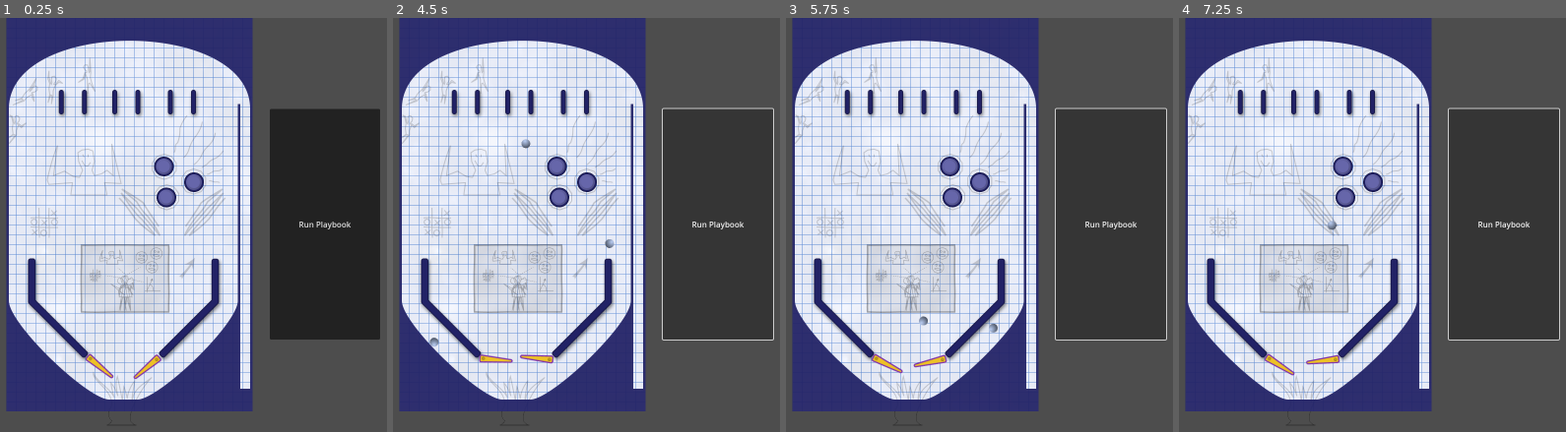
Above: before the commit, frames 1-4 (left to right).
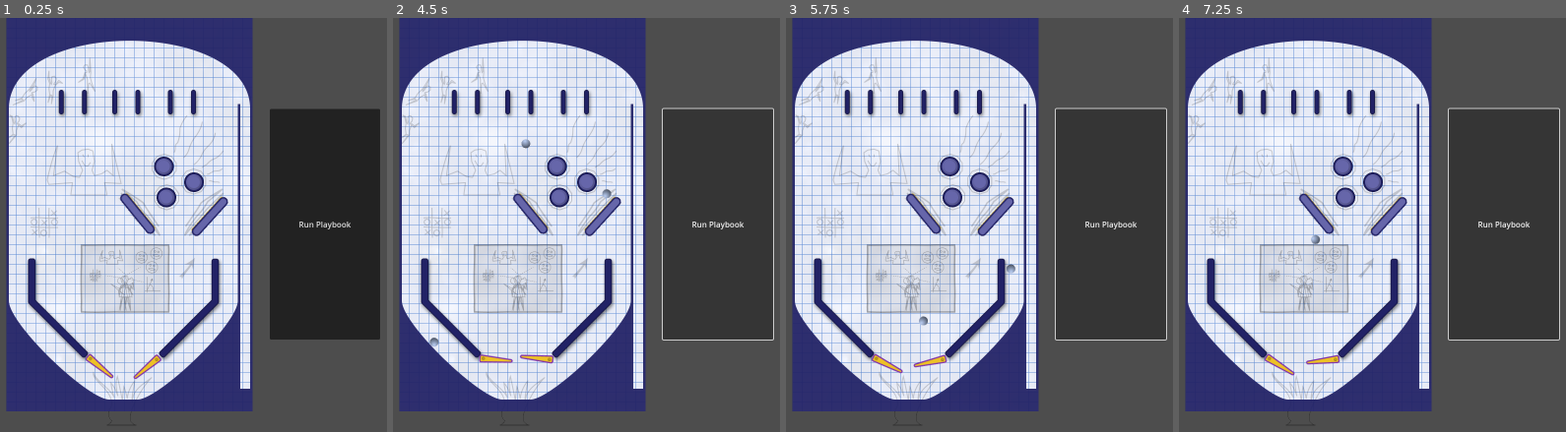
Above: after the commit, the same moments.

Repository: pincrediball/prototype-007
Game: Godot game, scene res://tutorial_machine.tscn
The game is run twice, just before and just after one commit, with the same random seed, the same clock (stepped at 60 frames per second) and the same inputs.
Inputs:
- Up to frame 1 (0.25 s): no input
- Up to frame 2 (4.5 s): click "Run Playbook" at 0.5 s; click "Run Playbook" at 1.25 s; click "Run Playbook" at 2 s
- Up to frame 3 (5.75 s): no input
- Up to frame 4 (7.25 s): no input

The runs differ from the first frame. In frame 1, 0.6% of the frame differs, in the area x 31-60%, y 42-53%; in frame 2, 0.7%; in frame 3, 0.7%, in the area x 31-60%, y 42-77%; in frame 4, 0.7%.

Commit message:
Added BumperPills

Diff:
--- /dev/null
+++ b/src/BumperPill.gd
@@ -0,0 +1,8 @@
+extends StaticBody2D
+
+
+func on_ball_exit(ball: RigidBody2D):
+	if $SlingArea2D.overlaps_body(ball):
+		var direction = (ball.position - self.position).normalized()
+		var impulse = direction * 1000
+		ball.apply_impulse(impulse)
--- /dev/null
+++ b/src/BumperPill.tscn
@@ -0,0 +1,26 @@
+[gd_scene load_steps=5 format=3 uid="uid://dn6i5vporibtx"]
+
+[ext_resource type="Script" path="res://BumperPill.gd" id="1_fk7yc"]
+[ext_resource type="Texture2D" uid="uid://d3sh701m8b71p" path="res://resources/BumperPill.png" id="1_xhi1j"]
+
+[sub_resource type="CapsuleShape2D" id="CapsuleShape2D_14r70"]
+height = 100.0
+
+[sub_resource type="CapsuleShape2D" id="CapsuleShape2D_xdlc3"]
+radius = 3.0
+height = 94.0
+
+[node name="BumperPill" type="StaticBody2D"]
+script = ExtResource("1_fk7yc")
+
+[node name="Sprite2D" type="Sprite2D" parent="."]
+texture = ExtResource("1_xhi1j")
+
+[node name="CollisionShape2D" type="CollisionShape2D" parent="."]
+shape = SubResource("CapsuleShape2D_14r70")
+
+[node name="SlingArea2D" type="Area2D" parent="."]
+
+[node name="CollisionShape2D" type="CollisionShape2D" parent="SlingArea2D"]
+position = Vector2(8, 0)
+shape = SubResource("CapsuleShape2D_xdlc3")
--- a/src/tutorial_machine.tscn
+++ b/src/tutorial_machine.tscn
@@ -7,6 +7,7 @@
 [ext_resource type="Texture2D" uid="uid://cqa2o4njjmrcf" path="res://resources/Art.png" id="4_fq8qd"]
 [ext_resource type="Texture2D" uid="uid://dgynfem57lmja" path="res://resources/gate-mini.png" id="5_am1hb"]
 [ext_resource type="Texture2D" uid="uid://dfashe5beym08" path="res://resources/flipper-guides.png" id="5_imbg8"]
+[ext_resource type="PackedScene" uid="uid://dn6i5vporibtx" path="res://BumperPill.tscn" id="6_igtkp"]
 [ext_resource type="PackedScene" uid="uid://cjt65ebgf8vxg" path="res://flipper.tscn" id="8_718cf"]
 [ext_resource type="PackedScene" uid="uid://cgke5qt1db315" path="res://BumperCircular.tscn" id="9_kd80a"]
 
@@ -59,16 +60,26 @@
 
 [node name="Components" type="StaticBody2D" parent="."]
 
-[node name="Bumpers" type="CanvasGroup" parent="Components"]
+[node name="BumperCirculars" type="CanvasGroup" parent="Components"]
 
-[node name="BumperCircular1" parent="Components/Bumpers" instance=ExtResource("9_kd80a")]
+[node name="BumperCircular1" parent="Components/BumperCirculars" instance=ExtResource("9_kd80a")]
 position = Vector2(857, 302)
 
-[node name="BumperCircular2" parent="Components/Bumpers" instance=ExtResource("9_kd80a")]
+[node name="BumperCircular2" parent="Components/BumperCirculars" instance=ExtResource("9_kd80a")]
 position = Vector2(918, 334)
 
-[node name="BumperCircular3" parent="Components/Bumpers" instance=ExtResource("9_kd80a")]
+[node name="BumperCircular3" parent="Components/BumperCirculars" instance=ExtResource("9_kd80a")]
 position = Vector2(862, 365)
+
+[node name="BumperPills" type="CanvasGroup" parent="Components"]
+
+[node name="BumperPill" parent="Components/BumperPills" instance=ExtResource("6_igtkp")]
+position = Vector2(804, 398)
+rotation = -0.683071
+
+[node name="BumperPill2" parent="Components/BumperPills" instance=ExtResource("6_igtkp")]
+position = Vector2(950, 403)
+rotation = -2.40531
 
 [node name="Sprite2D" type="Sprite2D" parent="Components"]
 position = Vector2(674, 175)
@@ -121,18 +132,18 @@
 [node name="Ceiling" type="CollisionPolygon2D" parent="Bounds"]
 polygon = PackedVector2Array(4, 180, 8, 157, 17, 136, 27, 121, 37, 111, 49, 101, 60, 93, 91, 76, 127, 62, 168, 53, 199, …(294 unchanged characters)…
 
-[node name="FlipperGuides_StaticBody2D2" type="StaticBody2D" parent="."]
+[node name="FlipperGuides" type="StaticBody2D" parent="."]
 
-[node name="Flipper-guides" type="Sprite2D" parent="FlipperGuides_StaticBody2D2"]
+[node name="Flipper-guides" type="Sprite2D" parent="FlipperGuides"]
 position = Vector2(777, 594)
 texture = ExtResource("5_imbg8")
 
-[node name="CollisionPolygon2D" type="CollisionPolygon2D" parent="FlipperGuides_StaticBody2D2"]
+[node name="CollisionPolygon2D" type="CollisionPolygon2D" parent="FlipperGuides"]
 visible = false
 position = Vector2(-0.700012, -3.70001)
 polygon = PackedVector2Array(596, 497, 596, 577, 702, 684, 702, 689, 697, 694, 691, 694, 581, 583, 581, 497, 584, 493, 593, 493)
 
-[node name="CollisionPolygon2D2" type="CollisionPolygon2D" parent="FlipperGuides_StaticBody2D2"]
+[node name="CollisionPolygon2D2" type="CollisionPolygon2D" parent="FlipperGuides"]
 visible = false
 position = Vector2(-0.700012, -3.70001)
 polygon = PackedVector2Array(848, 683, 847, 688, 854, 694, 859, 694, 969, 583, 968, 497, 965, 494, 957, 494, 954, 497, 954, 578)
Binary file added: src/resources/BumperPill.png
Not shown, added: src/resources/BumperPill.png.import
Not shown: 1 places in src/tutorial_machine.tscn that only renumber resources
